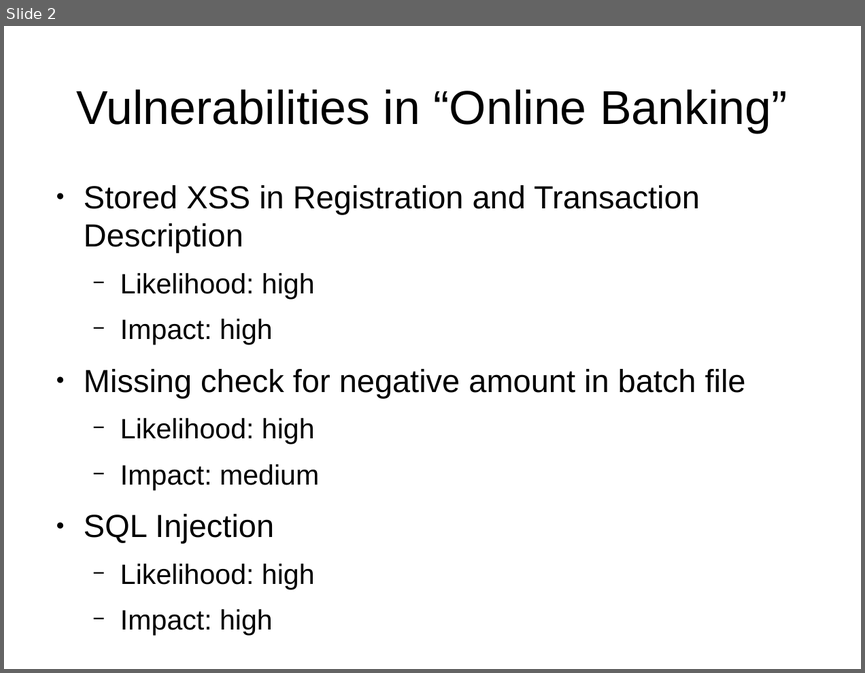
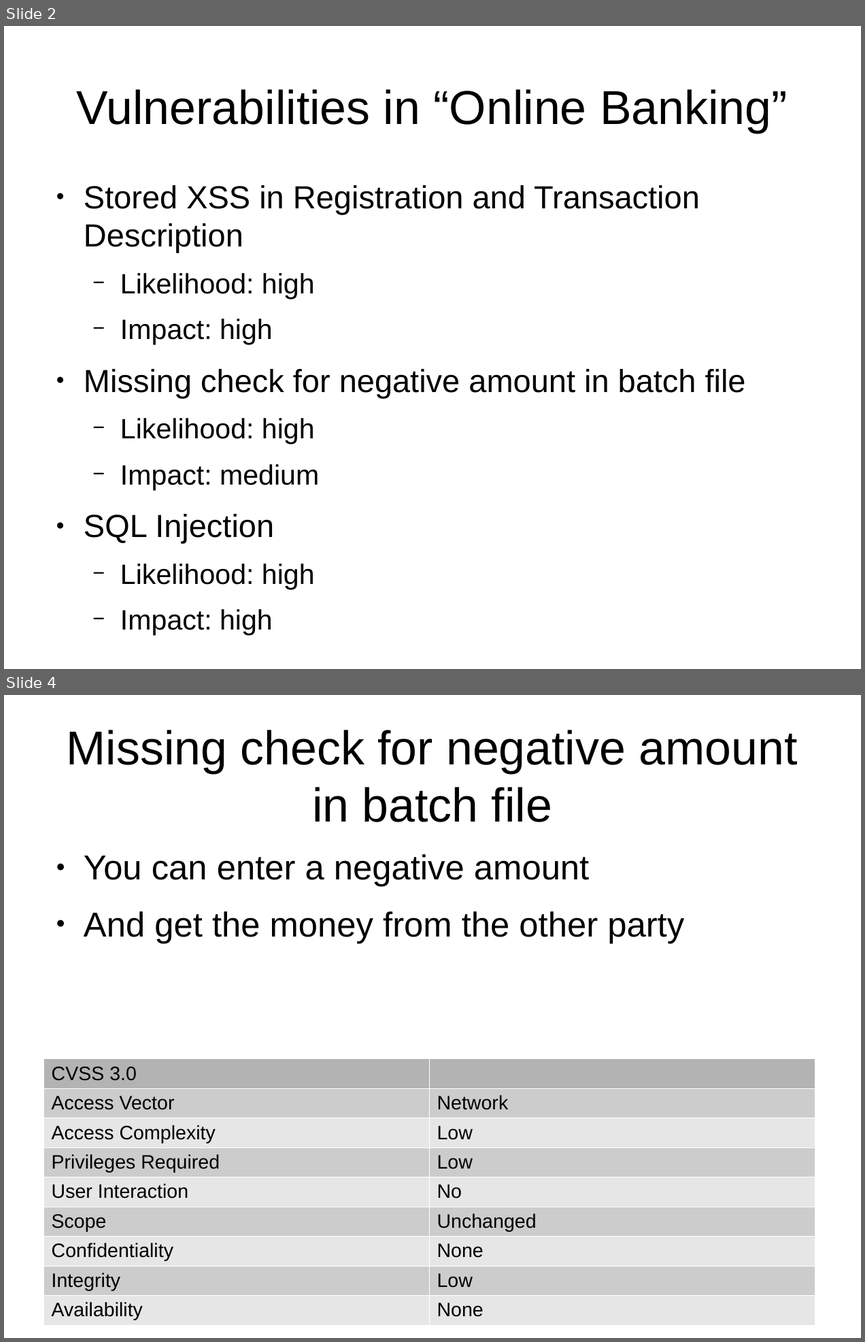
Before and after one commit to snawalgaria/SecureCoding, a slide deck: phase2/presentation.odp. Shown one above the other, each under a label of ours: slide 2 before the commit, slides 2 and 4 after it; the slides between them are not shown. The pictures are 865x673 and 865x1342 pixels, drawn with LibreOffice and Linux fonts; fonts in the diff are those of the drawing. Boxes give left, top, right and bottom in pixels: in the first picture for what was removed or moved away, otherwise in the second. Text is boxed around its words. In the diff, an @@ line names an element or a change of style, - is before the commit and + after.

```diff
--- a/phase2/presentation.odp
+++ b/phase2/presentation.odp
@@ slide 4 added at <box>4,695,861,1338</box>, background #FFFFFF @@
@@ title added at <box>67,730,798,822</box>, 44 pt, text #000000 @@
+Missing check for negative amount in batch file
@@ text added at <box>84,854,684,943</box>, 32 pt, text #000000 @@
+● You can enter a negative amount
+● And get the money from the other party
@@ table added at <box>43,1059,815,1326</box>, 9 rows, 2 columns @@
+CVSS 3.0 | 
+Access Vector | Network
+Access Complexity | Low
+Privileges Required | Low
+User Interaction | No
+Scope | Unchanged
+Confidentiality | None
+Integrity | Low
+Availability | None
```
Also in this commit, not shown: 1 slide changed.
